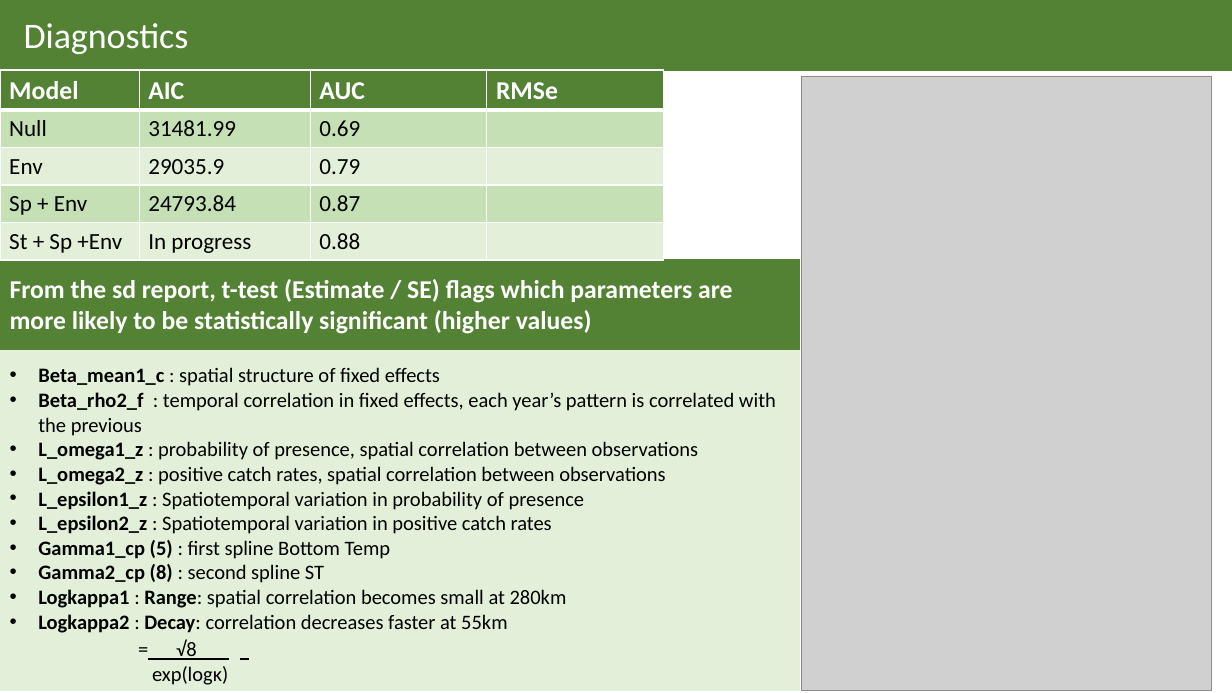
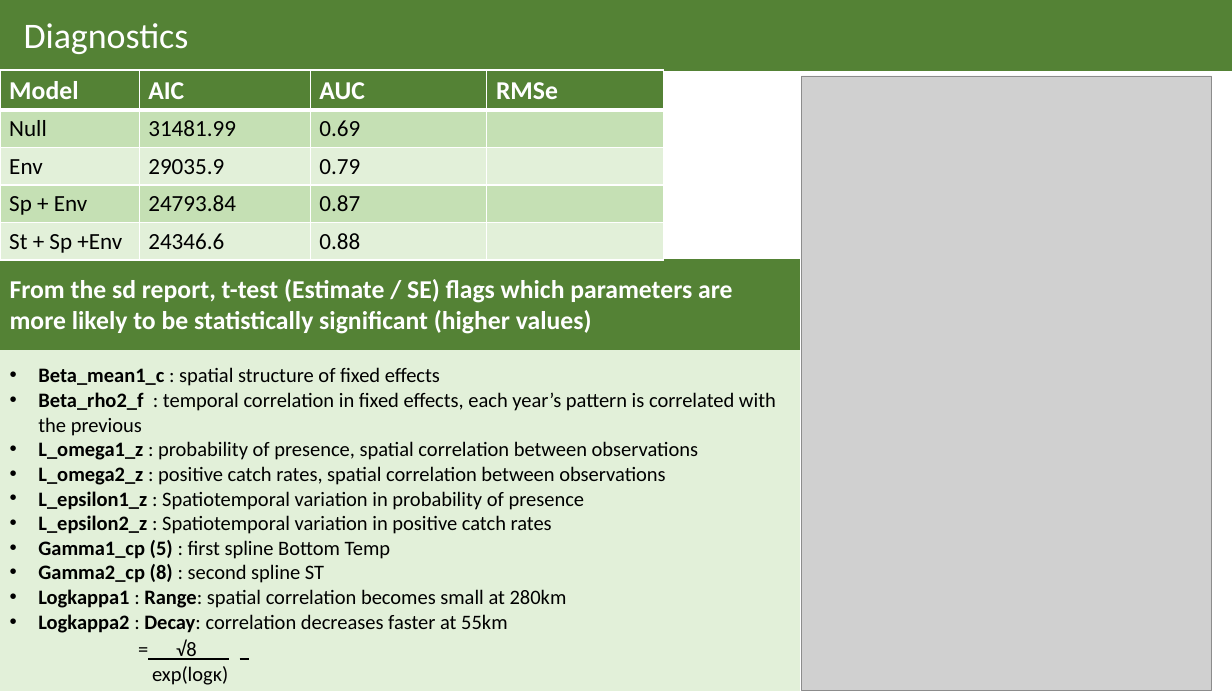
Before and after one commit to kifre1/Hali_Shift_withNF, a slide deck: slide 4 of FullModel_April23.pptx. Drawn at 1232x693 pixels with LibreOffice and Linux fonts; fonts in the diff are those of the drawing; grey boxes stand for pictures. Boxes give left, top, right and bottom in pixels: in the first picture for what was removed or moved away, otherwise in the second. Text is boxed around its words. In the diff, an @@ line names an element or a change of style, - is before the commit and + after.

```diff
--- a/FullModel_April23.pptx
+++ b/FullModel_April23.pptx
@@ table at box(0, 70, 664, 261) @@
-row 5, column 2: In progress
+row 5, column 2: 24346.6
```
Also in this commit, not shown: 2 other files.
